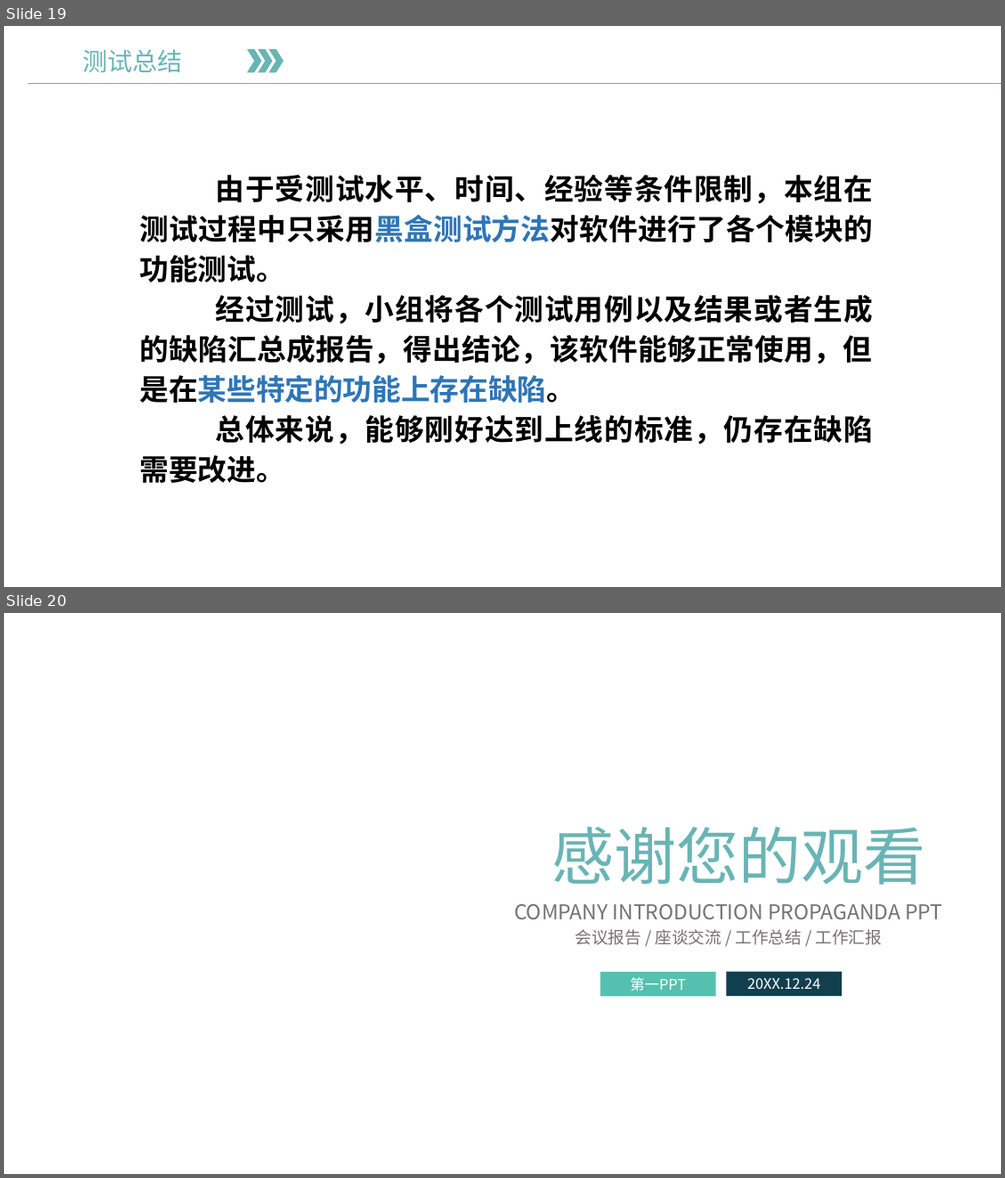
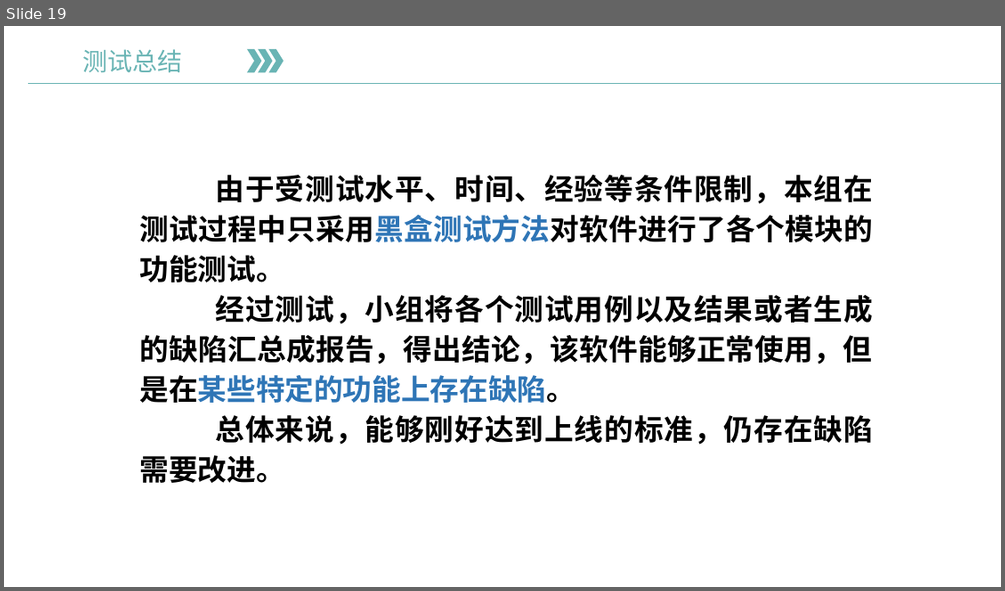
Before and after one commit to Anchovy0901/AutoTest2021-T07, a slide deck: AT2021-T07-测试报告.pptx. Shown one above the other, each under a label of ours: slides 19 and 20 before the commit, slide 19 after it. The pictures are 1005x1178 and 1005x591 pixels, drawn with LibreOffice and Linux fonts; fonts in the diff are those of the drawing; background and template pictures are left out. Boxes give left, top, right and bottom in pixels: in the first picture for what was removed or moved away, otherwise in the second. Text is boxed around its words. In the diff, an @@ line names an element or a change of style, - is before the commit and + after.

```diff
--- a/AT2021-T07-测试报告.pptx
+++ b/AT2021-T07-测试报告.pptx
@@ slide 20 removed at [4,613,1001,1174], background picture (left out) @@
@@ text removed at [552,827,926,884] @@
-感谢您的观看
@@ text removed at [514,904,942,945] @@
-COMPANY INTRODUCTION PROPAGANDA PPT
-会议报告 / 座谈交流 / 工作总结 / 工作汇报
@@ rounded rectangle removed at [600,972,716,997] @@
-第一PPT
@@ rounded rectangle removed at [727,971,841,996] @@
-20XX.12.24
```
Also in this commit, not shown: 1 slide added.
